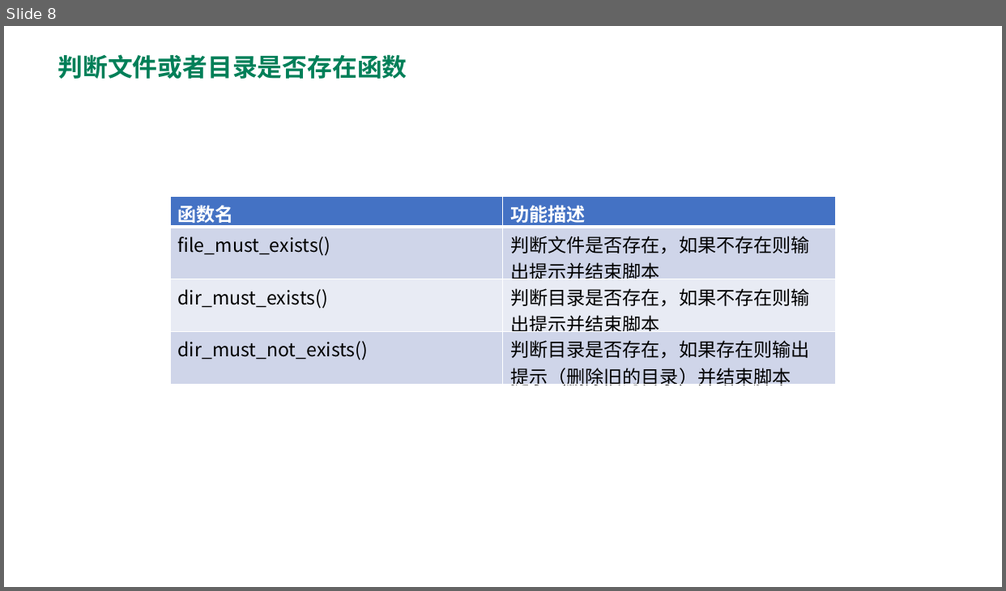
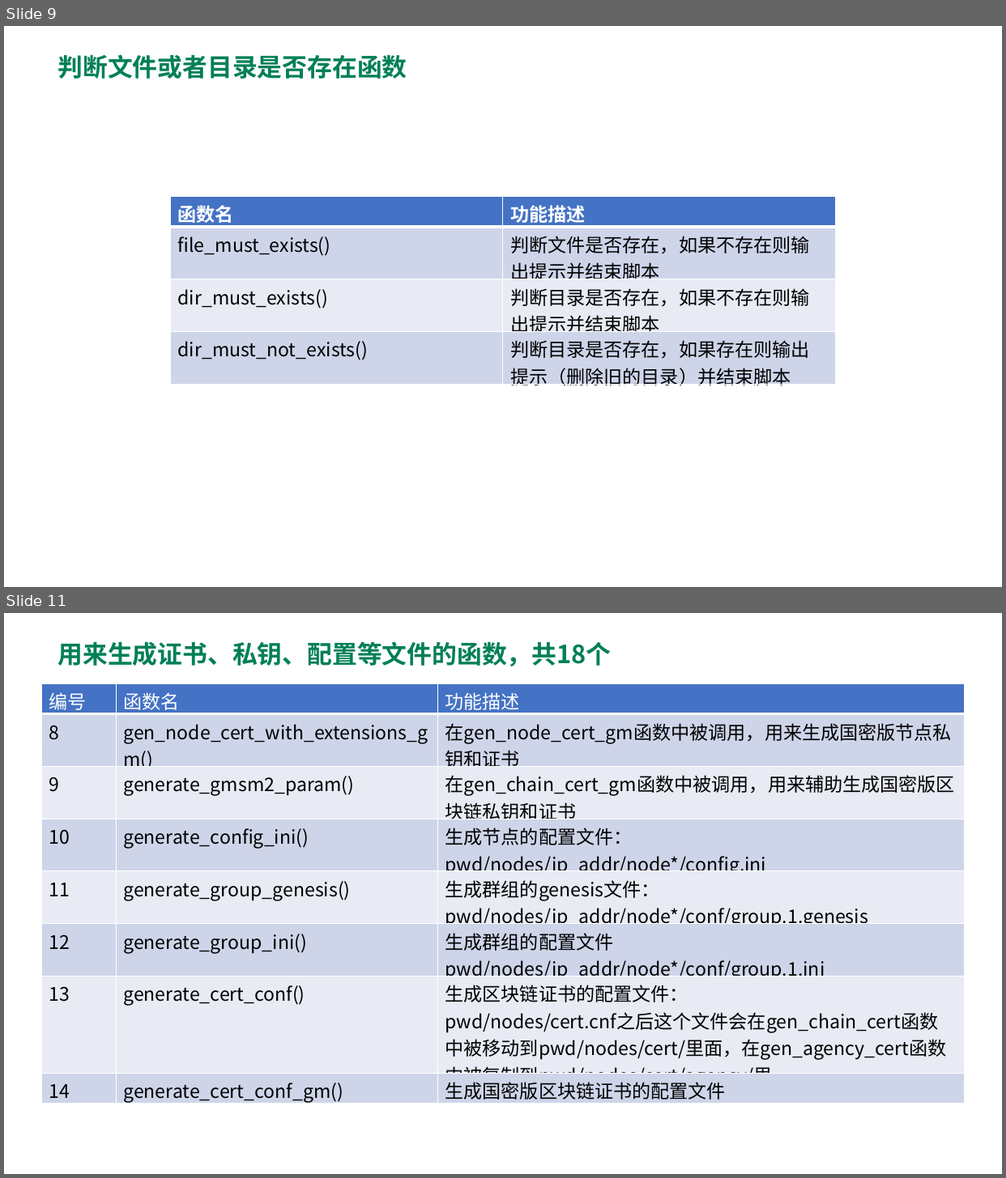
Before and after one commit to blockchaingroup4/webank, a slide deck: 汇报资料/Group4_脚本研读.pptx. Shown one above the other, each under a label of ours: slide 8 before the commit, slides 9 and 11 after it; the slides between them are not shown. The pictures are 1006x591 and 1006x1178 pixels, drawn with LibreOffice and Linux fonts; fonts in the diff are those of the drawing. Boxes give left, top, right and bottom in pixels: in the first picture for what was removed or moved away, otherwise in the second. Text is boxed around its words. In the diff, an @@ line names an element or a change of style, - is before the commit and + after.

Commit message:
完善build_chain.sh分析报告，增加第二周周报

```diff
--- a/汇报资料/Group4_脚本研读.pptx
+++ b/汇报资料/Group4_脚本研读.pptx
@@ slide 11 added at (4, 613, 1002, 1174), background #FFFFFF @@
@@ text added at (58, 641, 612, 666), 24 pt, text #007F58, bold @@
+用来生成证书、私钥、配置等文件的函数，共18个
@@ table added at (41, 683, 965, 1106), 8 rows, 3 columns @@
+编号 | 函数名 | 功能描述
+8 | gen_node_cert_with_extensions_gm() | 在gen_node_cert_gm函数中被调用，用来生成国密版节点私钥和证书
+9 | generate_gmsm2_param() | 在gen_chain_cert_gm函数中被调用，用来辅助生成国密版区块链私钥和证书
+10 | generate_config_ini() | 生成节点的配置文件： / pwd/nodes/ip_addr/node*/config.ini
+11 | generate_group_genesis() | 生成群组的genesis文件： / pwd/nodes/ip_addr/node*/conf/group.1.genesis
+12 | generate_group_ini() | 生成群组的配置文件 / pwd/nodes/ip_addr/node*/conf/group.1.ini
+13 | generate_cert_conf() | 生成区块链证书的配置文件： / pwd/nodes/cert.cnf之后这个文件会在gen_chain_cert函数中被移动到pwd/nodes/cert/里面，在gen_agency_cert函数中被复制到pwd/nodes/cert/agency/里
+14 | generate_cert_conf_gm() | 生成国密版区块链证书的配置文件
@@ what was slide 8 is now slide 9 @@
```
Also in this commit, not shown: 6 slides changed, 5 other slides added, 2 slides removed, 22 other files.
